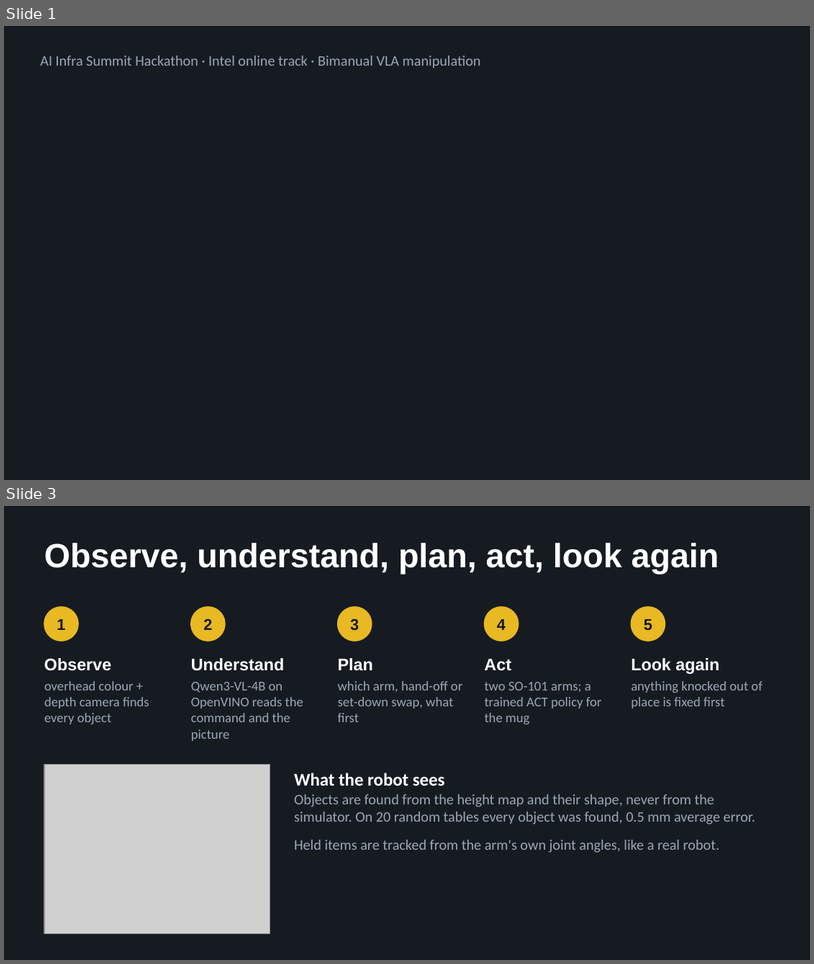
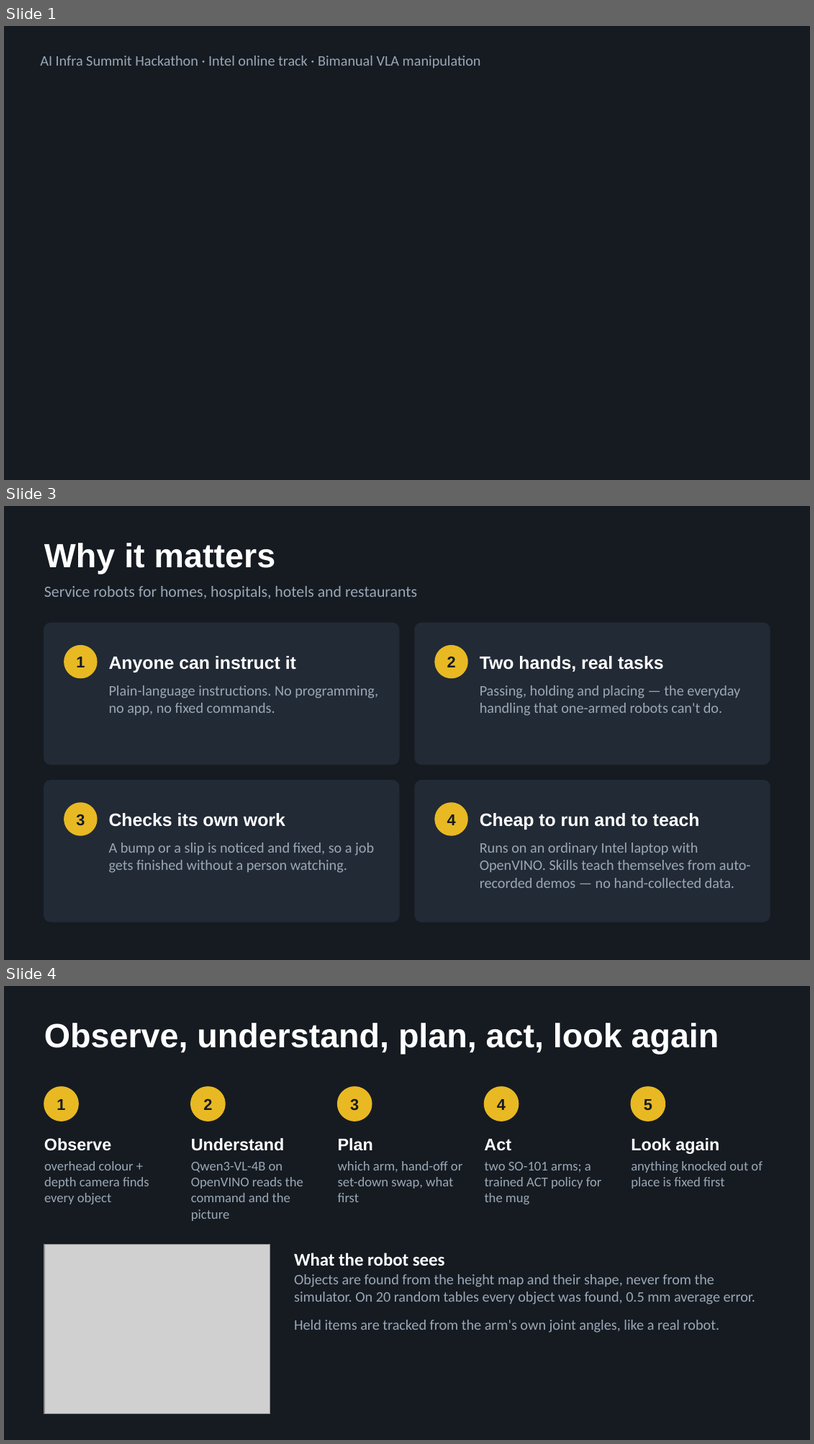
Before and after one commit to PegBitStudio/two-arm-table-setter, a slide deck: submission/slides.pptx. Shown one above the other, each under a label of ours: slides 1 and 3 before the commit, slides 1, 3 and 4 after it; the slides between them are not shown. The pictures are 814x964 and 814x1444 pixels, drawn with LibreOffice and Linux fonts; fonts in the diff are those of the drawing; grey boxes stand for pictures; background and template pictures are left out. Boxes give left, top, right and bottom in pixels: in the first picture for what was removed or moved away, otherwise in the second. Text is boxed around its words. In the diff, an @@ line names an element or a change of style, - is before the commit and + after.

```diff
--- a/submission/slides.pptx
+++ b/submission/slides.pptx
@@ slide 3 added at box(4, 506, 810, 960), background #161B22 @@
@@ text added at box(44, 543, 276, 574), 30 pt, text #FFFFFF, bold @@
+Why it matters
@@ text added at box(44, 586, 417, 600), 14 pt, text #9AA7B5 @@
+Service robots for homes, hospitals, hotels and restaurants
@@ rounded rectangle added at box(44, 623, 399, 764), fill #222A35, outline #222A35 1 pt @@
@@ rounded rectangle added at box(415, 623, 770, 764), fill #222A35, outline #222A35 1 pt @@
@@ ellipse added at box(64, 646, 97, 678), fill #E8B923, outline #E8B923 1 pt @@
@@ text added at box(76, 656, 85, 667), 14 pt, text #161B22, bold @@
+1
@@ text added at box(109, 656, 296, 672), 16 pt, text #FFFFFF, bold @@
+Anyone can instruct it
@@ ellipse added at box(435, 646, 468, 678), fill #E8B923, outline #E8B923 1 pt @@
@@ text added at box(448, 656, 456, 667), 14 pt, text #161B22, bold @@
+2
@@ text added at box(480, 656, 664, 672), 16 pt, text #FFFFFF, bold @@
+Two hands, real tasks
@@ text added at box(109, 685, 378, 715), 13 pt, text #9AA7B5 @@
+Plain-language instructions. No programming, no app, no fixed commands.
@@ text added at box(480, 685, 741, 716), 13 pt, text #9AA7B5 @@
+Passing, holding and placing — the everyday handling that one-armed robots can't do.
@@ rounded rectangle added at box(44, 780, 399, 921), fill #222A35, outline #222A35 1 pt @@
@@ rounded rectangle added at box(415, 780, 770, 921), fill #222A35, outline #222A35 1 pt @@
@@ ellipse added at box(64, 803, 97, 835), fill #E8B923, outline #E8B923 1 pt @@
@@ ellipse added at box(435, 803, 468, 835), fill #E8B923, outline #E8B923 1 pt @@
@@ text added at box(76, 814, 85, 826), 14 pt, text #161B22, bold @@
+3
@@ text added at box(109, 813, 286, 826), 16 pt, text #FFFFFF, bold @@
+Checks its own work
@@ text added at box(448, 814, 456, 825), 14 pt, text #161B22, bold @@
+4
@@ text added at box(480, 813, 700, 829), 16 pt, text #FFFFFF, bold @@
+Cheap to run and to teach
@@ text added at box(109, 842, 374, 872), 13 pt, text #9AA7B5 @@
+A bump or a slip is noticed and fixed, so a job gets finished without a person watching.
@@ text added at box(480, 842, 751, 888), 13 pt, text #9AA7B5 @@
+Runs on an ordinary Intel laptop with OpenVINO. Skills teach themselves from auto-recorded demos — no hand-collected data.
@@ what was slide 3 is now slide 4 @@
```
Also in this commit, not shown: 3 slides changed, 11 other files.
